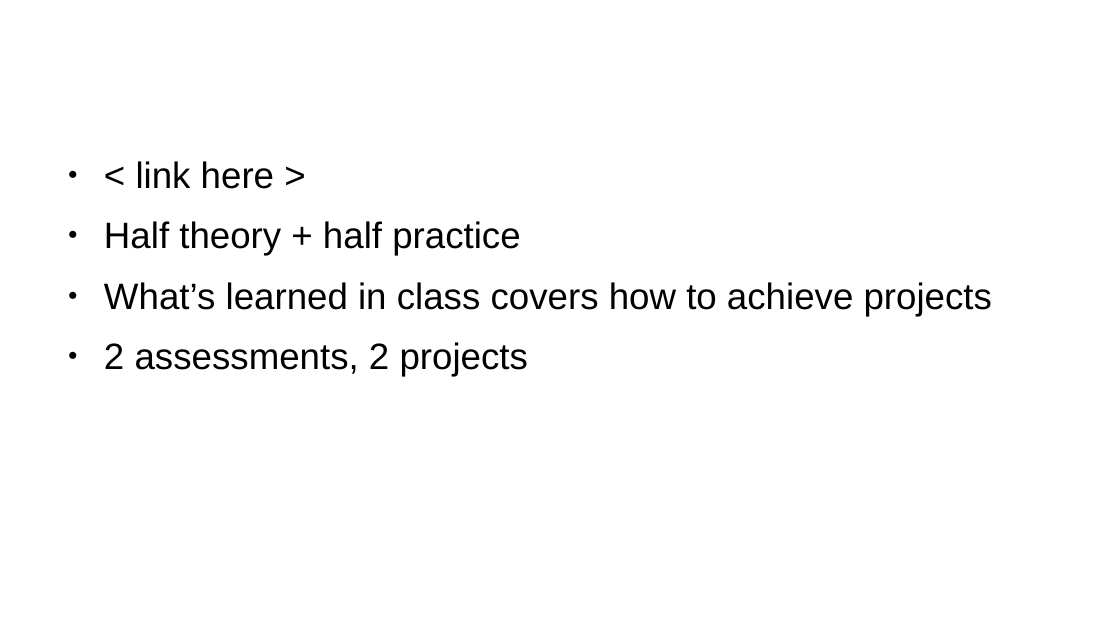
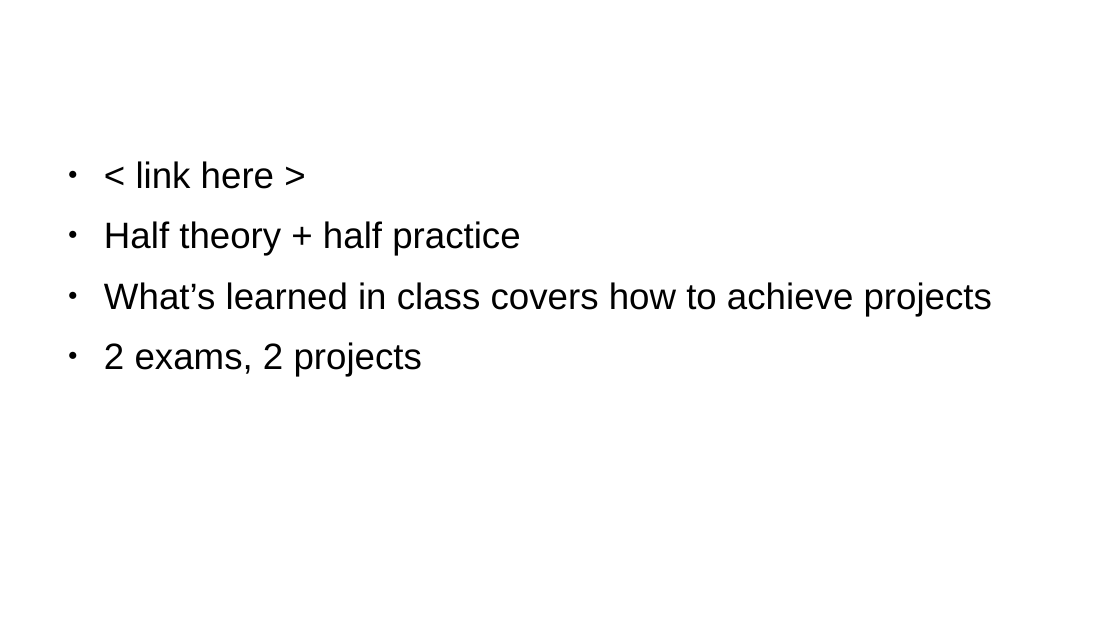
Before and after one commit to nayevaz/programming_introduction, a slide deck: slide 3 of week1/week1.odp. Drawn at 1120x630 pixels with LibreOffice and Linux fonts; fonts in the diff are those of the drawing; background and template pictures are left out. Boxes give left, top, right and bottom in pixels: in the first picture for what was removed or moved away, otherwise in the second. Text is boxed around its words. In the diff, an @@ line names an element or a change of style, - is before the commit and + after.

```diff
--- a/week1/week1.odp
+++ b/week1/week1.odp
@@ text at [104,342,422,376]: text changed @@
-● 2 assessments, 2 projects
+● 2 exams, 2 projects
```
Also in this commit, not shown: 2 other slides changed, 2 other files.
